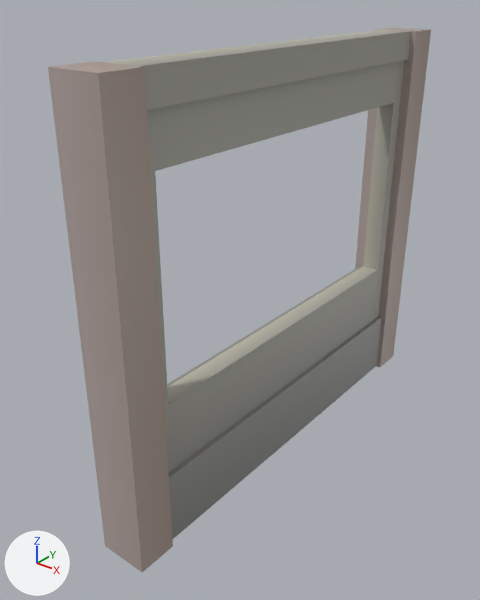
What one commit did to the FBX model Assets/_/Art/Models/BAR_PROTO_1/B01_fenetre_1.fbx.
Before and after are seen from a camera (50 mm lens) standing at (2.63, -5.48, 3.43) and looking at (-0.14, -2.02, 1.29). Arrows for +X, +Y and +Z are at lower left; the lights stay in place. The first picture is the older version. Where no turn or scale is listed for an object, it has been applied to the vertices.

Objects in the first picture: 'B01_fenetre_1'.
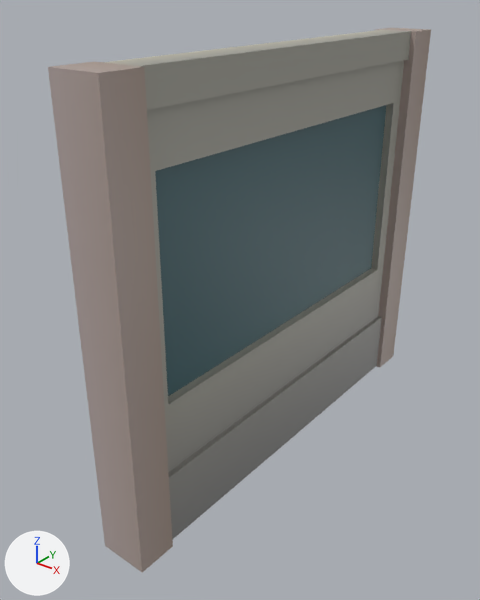
Changed parts and their boxes [x1, y1, x2, y2] in the pictures (480 x 600 px):
part 1 of me_cube_059, added (cyan): after [155, 105, 387, 396]

Edits to the bpy script that builds the scene:
```text
Add mat_global_transparency:
    mat_global_transparency = principled_material('Global_Transparency')
    mat_global_transparency.texture = img_globale_texture_png
Change me_cube_059:
    used by ob_b01_fenetre_1; location = (0.0, 0.0, 0.0)
    remove me_cube_059.from_pydata(...)  # 68 vertices, 64 faces; spans x -0.14..0.21, y -3.47..0.0, z 0.0..3.05
    add me_cube_059.from_pydata(...)  # 76 vertices, 70 faces; spans x -0.14..0.21, y -3.47..0.0, z 0.0..3.05
    me_cube_059 part 1: a new loose piece, a box spanning x 0.042..0.081, y -3.084..-0.395, z 1.055..2.519, in mat_global_transparency (picture img_globale_texture_png)
    add me_cube_059.materials.append(mat_global_transparency)  # picture img_globale_texture_png
```
